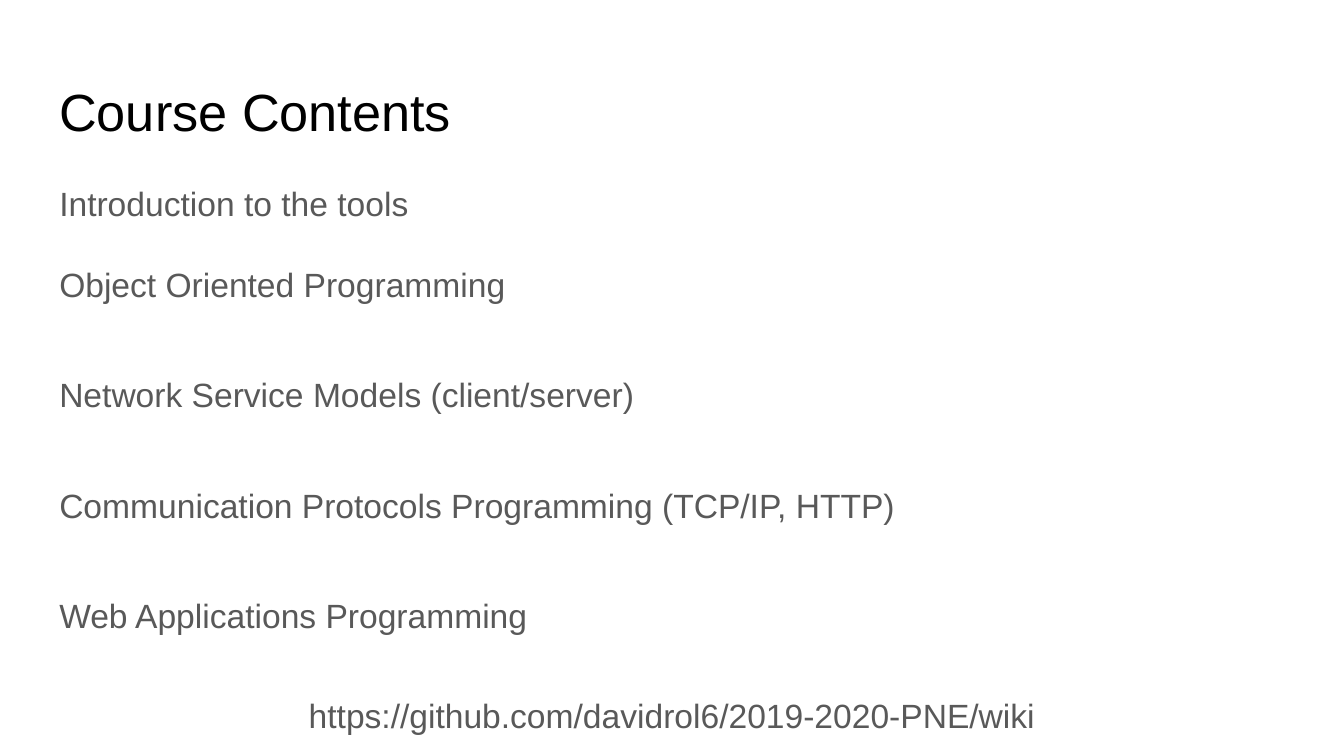
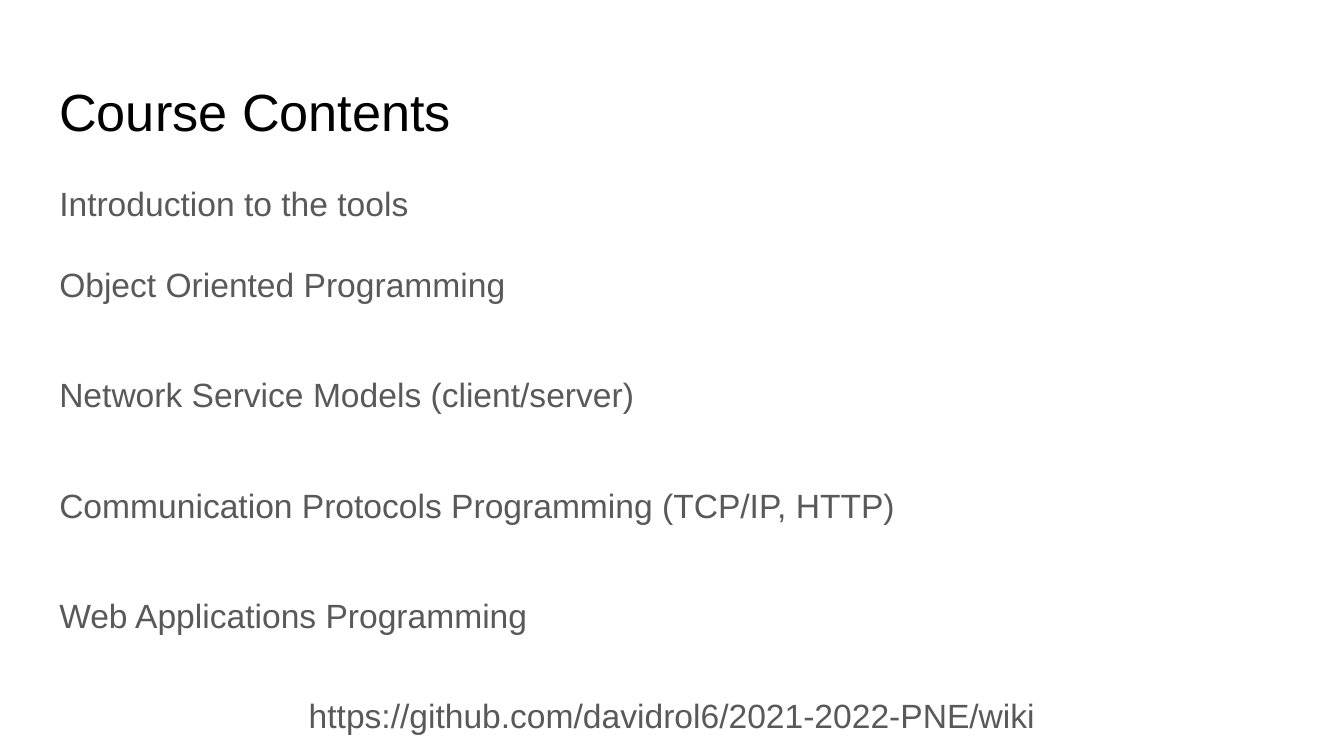
Before and after one commit to rodperex/PNE, a slide deck: slide 3 of s0-introduction/Introduction.odp. Drawn at 1344x756 pixels with LibreOffice and Linux fonts; fonts in the diff are those of the drawing. Boxes give left, top, right and bottom in pixels: in the first picture for what was removed or moved away, otherwise in the second. Text is boxed around its words. In the diff, an @@ line names an element or a change of style, - is before the commit and + after.

```diff
--- a/s0-introduction/Introduction.odp
+++ b/s0-introduction/Introduction.odp
@@ text at (309,703,1035,734): text changed @@
-https://github.com/davidrol6/2019-2020-PNE/wiki
+https://github.com/davidrol6/2021-2022-PNE/wiki
```
Also in this commit, not shown: 1 other slide changed, 1 other file.
